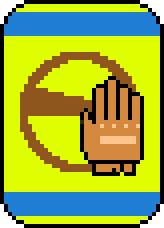
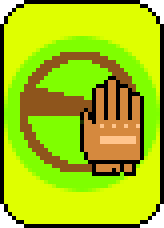
The second 164px x 228px image is a revision of the first. Changes to its layers:
added layer "Circle" above "Color bands" over [4, 36, 160, 192]
hid "Color bands" over [4, 12, 160, 216]
